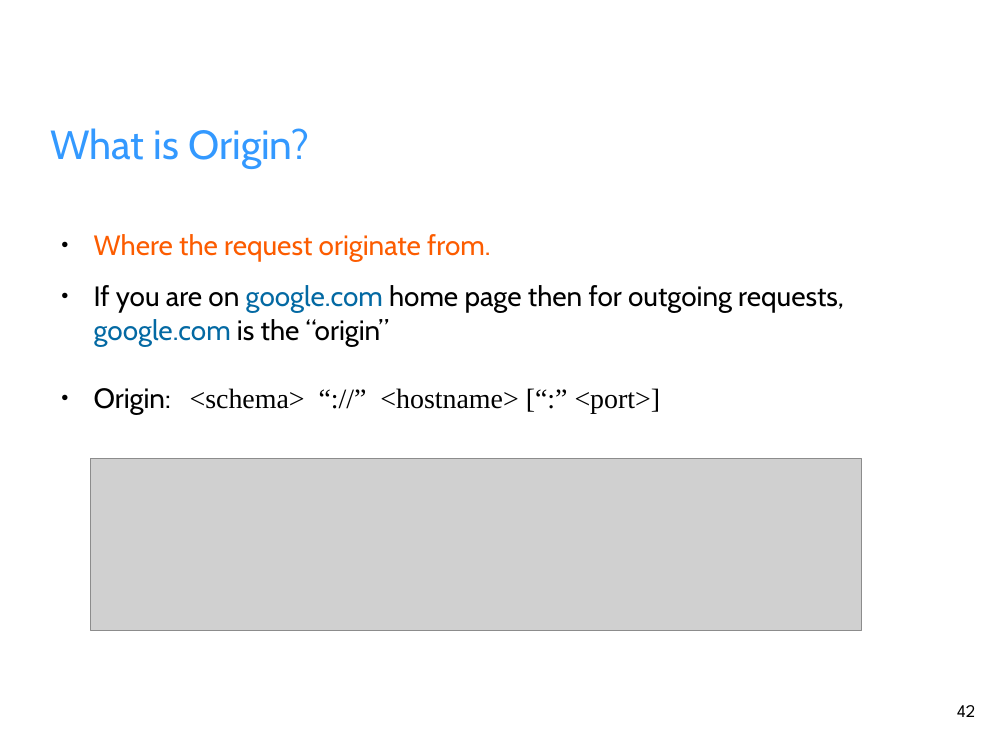
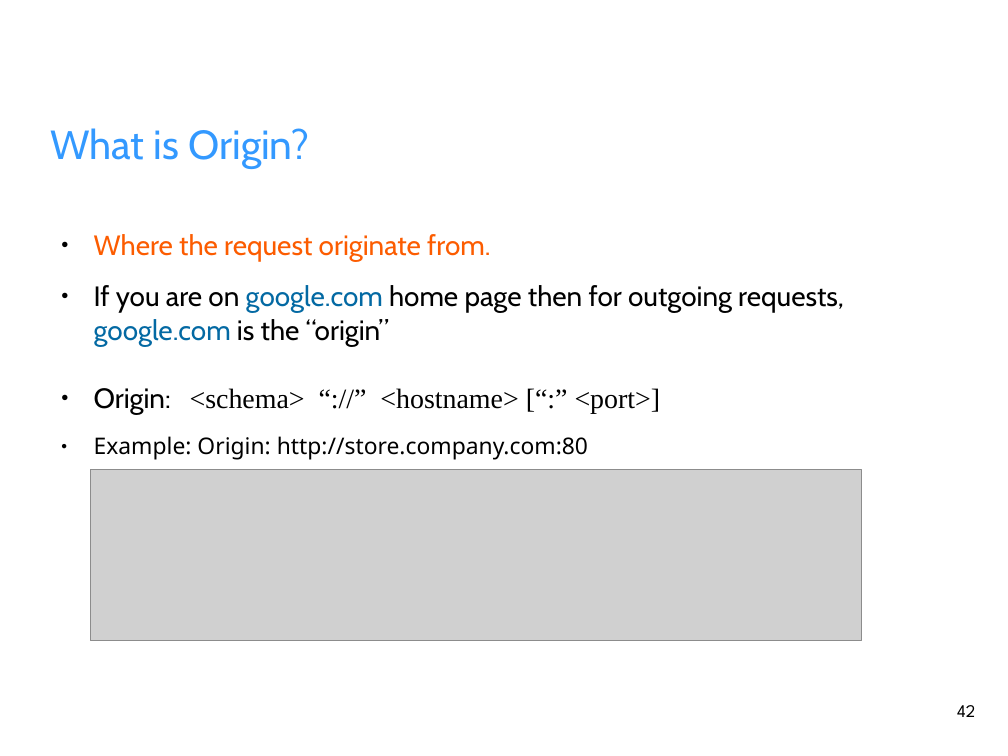
Before and after one commit to fahimahmadi1985/AllMaterial, a slide deck: slide 42 of Browser/Presentations/Fetch.odp. Drawn at 1008x756 pixels with LibreOffice and Linux fonts; fonts in the diff are those of the drawing; grey boxes stand for pictures; background and template pictures are left out. Boxes give left, top, right and bottom in pixels: in the first picture for what was removed or moved away, otherwise in the second. Text is boxed around its words. In the diff, an @@ line names an element or a change of style, - is before the commit and + after.

```diff
--- a/Browser/Presentations/Fetch.odp
+++ b/Browser/Presentations/Fetch.odp
@@ text at [94,436,588,460]: paragraph added @@
+● Example: Origin: http://store.company.com:80
@@ picture: place and size @@
-picture at [91,458,863,630]
+picture at [91,469,863,641]
```
Also in this commit, not shown: 2 other slides changed, 2 slides added, 1 slide removed, 7 other files.
